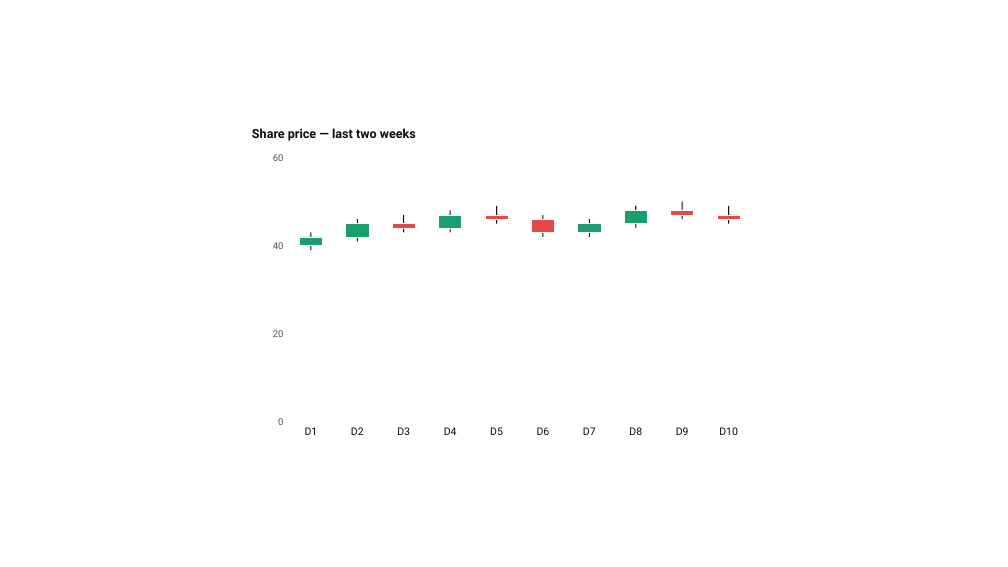
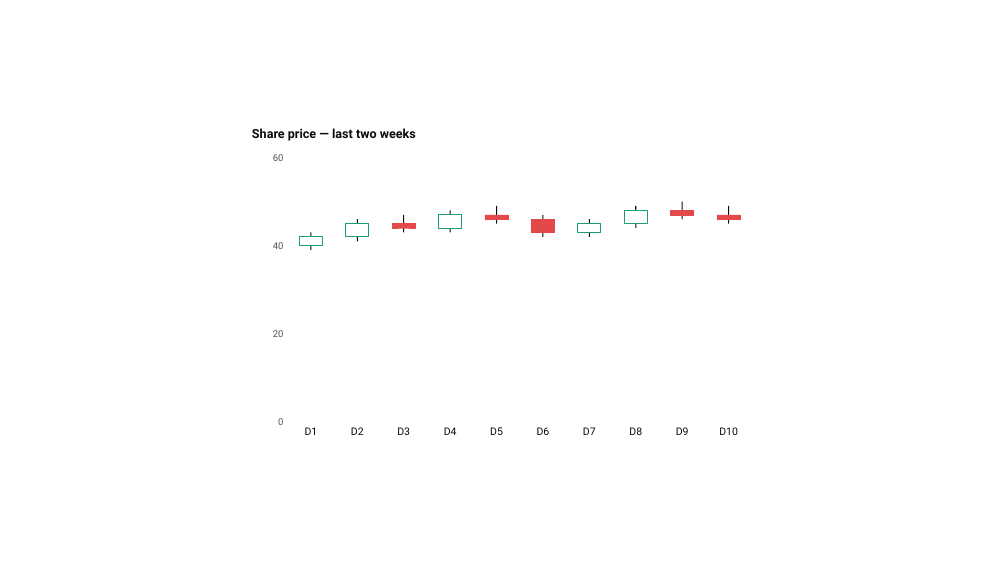
Before and after one commit to dannbleeker/PowerChart, a slide deck: slide 100 of examples/showcase.pptx. Drawn at 1008x567 pixels with LibreOffice and Linux fonts; fonts in the diff are those of the drawing. Boxes give left, top, right and bottom in pixels: in the first picture for what was removed or moved away, otherwise in the second. Text is boxed around its words. In the diff, an @@ line names an element or a change of style, - is before the commit and + after.

```diff
--- a/examples/showcase.pptx
+++ b/examples/showcase.pptx
@@ rectangle at (485, 215, 508, 219): outline #FFFFFF 0.5 pt to #E34948 0.5 pt @@
@@ fill #1A9E6E to #FFFFFF; outline #FFFFFF 0.5 pt to #1A9E6E 1 pt in 5 elements at (299, 237, 323, 246), (346, 224, 369, 237), (439, 215, 462, 228), (578, 224, 601, 233), (625, 210, 648, 223) @@
@@ rectangle at (717, 215, 740, 219): outline #FFFFFF 0.5 pt to #E34948 0.5 pt @@
```
Also in this commit, not shown: 1 other slide changed, 10 other files.
